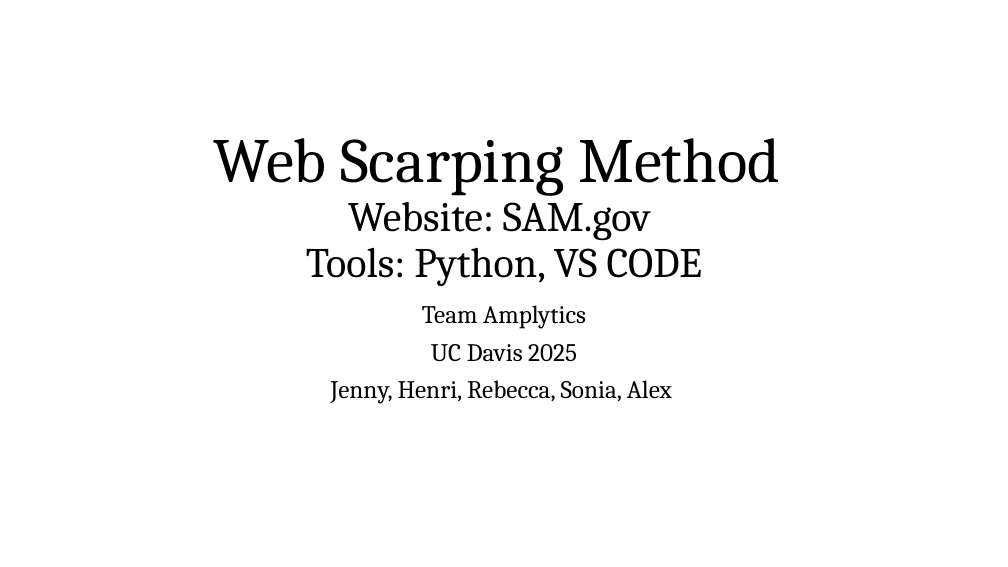
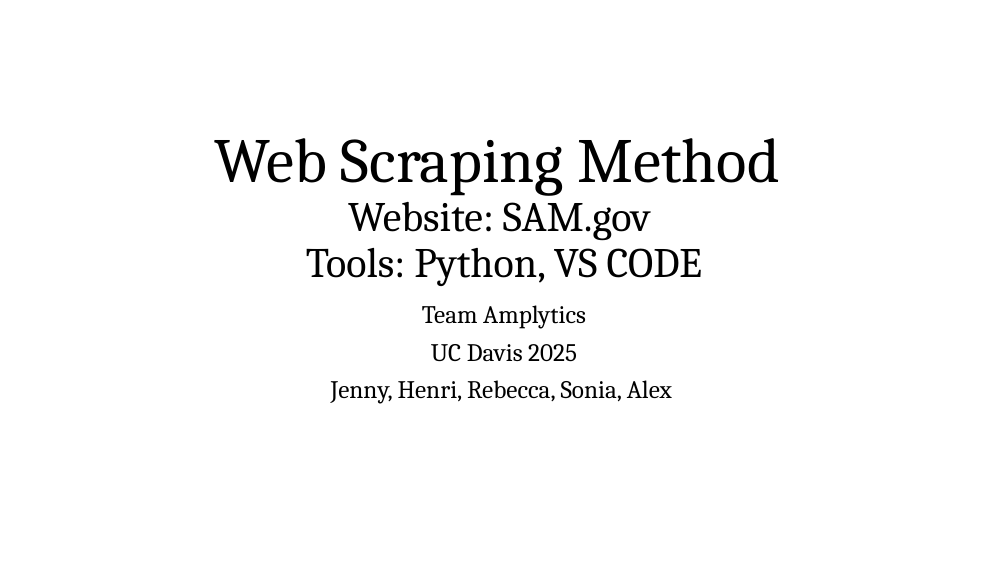
Before and after one commit to JennyJihyunSeo/Web_Scraping_Final_Code_Sharing, a slide deck: slide 1 of Web scraping method.pptx. Drawn at 1008x567 pixels with LibreOffice and Linux fonts; fonts in the diff are those of the drawing. Boxes give left, top, right and bottom in pixels: in the first picture for what was removed or moved away, otherwise in the second. Text is boxed around its words. In the diff, an @@ line names an element or a change of style, - is before the commit and + after.

Commit message:
Updated Web scraping method PowerPoint file

```diff
--- a/Web scraping method.pptx
+++ b/Web scraping method.pptx
@@ title at (214,138,780,286): text changed @@
-Web Scarping Method
-Website: SAM.gov
-Tools: Python, VS CODE
+Web Scraping Method
+Website: SAM.gov
+Tools: Python, VS CODE
```
Also in this commit, not shown: 1 other slide changed.
